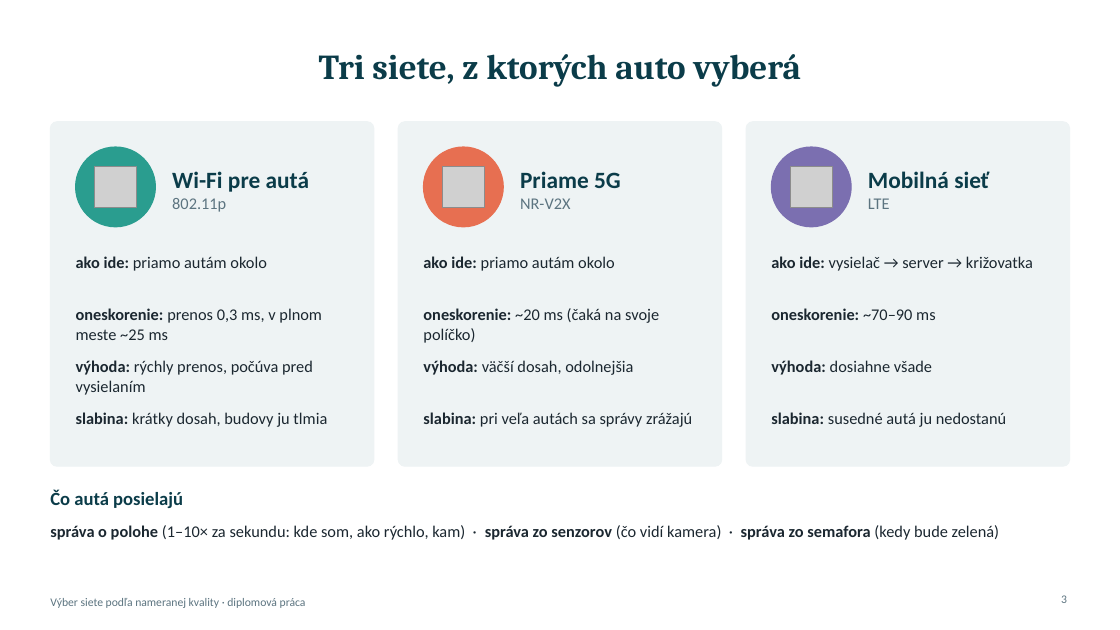
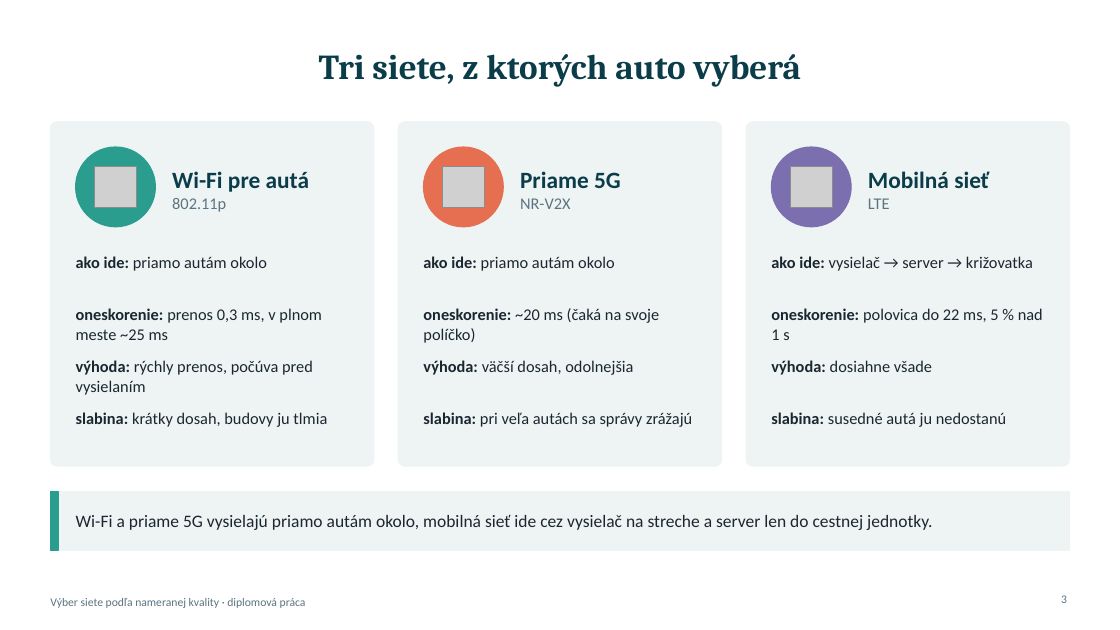
Before and after one commit to MartinGregor/XGREGORM_DP, a slide deck: slide 3 of xgregorm_prezentacia/xgregorm_priebeh_prace.pptx. Drawn at 1120x630 pixels with LibreOffice and Linux fonts; fonts in the diff are those of the drawing; grey boxes stand for pictures. Boxes give left, top, right and bottom in pixels: in the first picture for what was removed or moved away, otherwise in the second. Text is boxed around its words. In the diff, an @@ line names an element or a change of style, - is before the commit and + after.

```diff
--- a/xgregorm_prezentacia/xgregorm_priebeh_prace.pptx
+++ b/xgregorm_prezentacia/xgregorm_priebeh_prace.pptx
@@ text at bbox=[771, 308, 1043, 340]: text changed; bold off @@
-oneskorenie: ~70–90 ms
+oneskorenie: polovica do 22 ms, 5 % nad 1 s
@@ text removed at bbox=[50, 490, 183, 508] @@
-Čo autá posielajú
@@ rectangle added at bbox=[50, 492, 1070, 550], fill #EEF3F4, outline #EEF3F4 1 pt @@
@@ rectangle added at bbox=[50, 492, 58, 550], fill #2A9D8F, outline #2A9D8F 1 pt @@
@@ text removed at bbox=[50, 525, 999, 540] @@
-správa o polohe (1–10× za sekundu: kde som, ako rýchlo, kam) · správa zo senzorov (čo vidí kamera) · správa zo semafora (kedy bude zelená)
@@ text added at bbox=[76, 515, 932, 530], 15 pt, text #1B2730 @@
+Wi-Fi a priame 5G vysielajú priamo autám okolo, mobilná sieť ide cez vysielač na streche a server len do cestnej jednotky.
```
Also in this commit, not shown: 8 other slides changed, 1 slide added, 8 other files.
